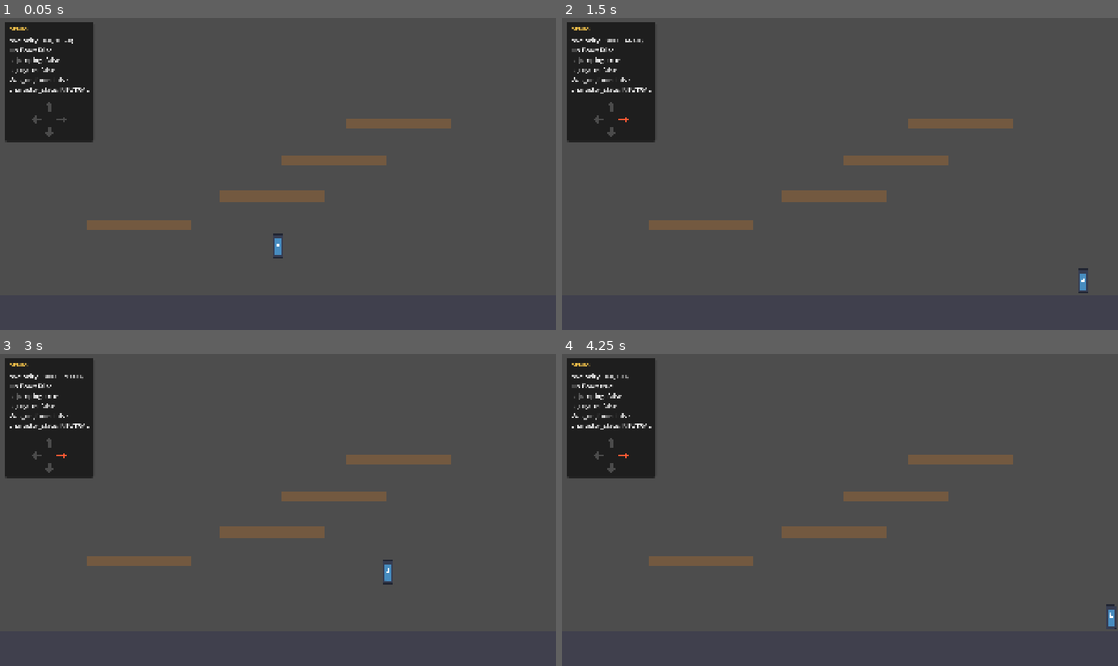
Above: before the commit, frames 1-4 (two rows, left to right).
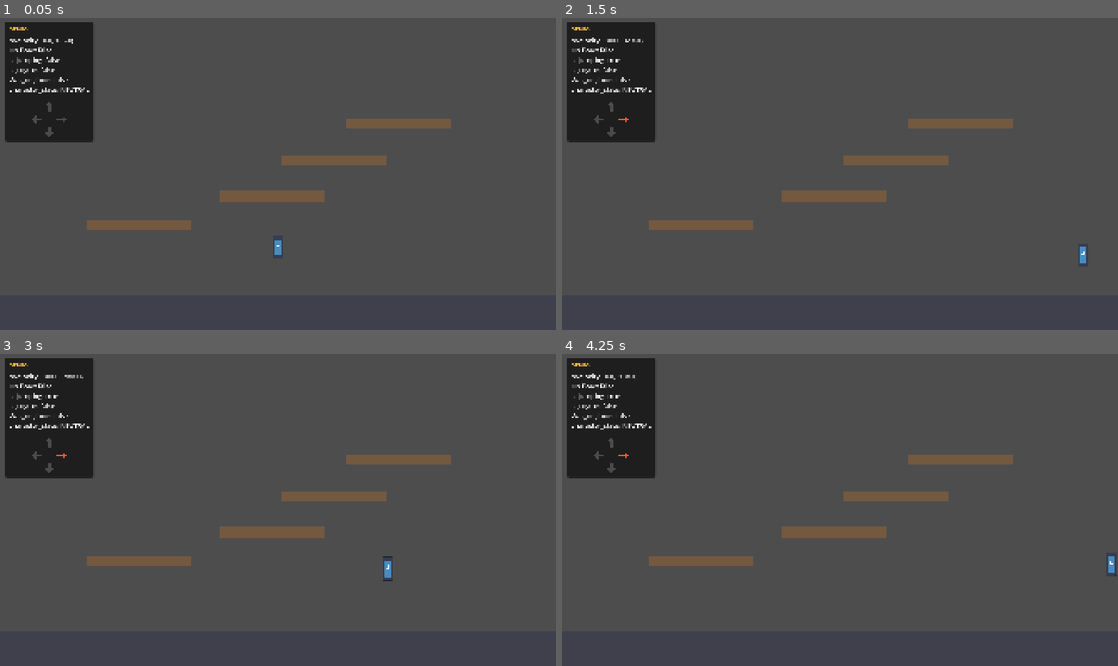
Above: after the commit, the same moments.

Repository: yunis974/The-Boys-Fighting-Game
Game: Godot game, scene res://scenes/main.tscn
Same seed, same stepped clock (60 frames per second), same inputs: the game is played once before the commit and once after it. The engine's default icon, where the game draws it, is replaced by a stand-in: a white triangle on a blue panel in a dark square.
Inputs:
- Up to frame 1 (0.05 s): no input
- Up to frame 2 (1.5 s): tap Enter at 0.5 s; hold D (right) from 0.53 s (still down); tap Space (jump) at 0.6, 0.77, 1.07, 1.35 s
- Up to frame 3 (3 s): tap Space (jump) at 1.52, 1.82, 2.1, 2.85 s; release D (right) at 2.03 s; hold A (left) 2.03-2.78 s; hold D (right) from 2.78 s (still down)
- Up to frame 4 (4.25 s): keep holding D (right); tap Space (jump) at 3.02, 3.32, 3.6, 3.77, 4.07 s

The runs differ from the first frame. In frame 1, less than 0.1% of the frame differs, in the area x 10-51%, y 6-78%; in frame 2, 0.1%; in frame 3, less than 0.1%; in frame 4, 0.2%, in the area x 6-100%, y 6-89%.

Commit message:
some more changes

Diff:
--- a/ressources/characters/male_hero.tres
+++ b/ressources/characters/male_hero.tres
@@ -9,4 +9,4 @@
 attacks = Array[ExtResource("1_fm41u")]([null, null])
 acceleration = 100.0
 deceleration = 100.0
-gravity = 35.0
+gravity = 45.0
--- a/scripts/character_data.gd
+++ b/scripts/character_data.gd
@@ -14,7 +14,8 @@
 @export var deceleration : float = 3000.0
 
 @export_group("Gravity")
-@export var gravity : float = 1500.0  # pixels/s²
+@export var gravity : float = 35.0
+@export var jumping_gravity : float = 25.0
 
 @export_group("Jump")
 @export var jump_velocity : float = -650.0
--- a/scripts/player.gd
+++ b/scripts/player.gd
@@ -28,6 +28,7 @@
 var is_jumping : bool = false
 var character_state := CharacterState.NEUTRAL
 var character_frames : int = 0
+var is_falling: bool = false
 
 func _ready() -> void:
 	pass
@@ -108,16 +109,25 @@
 	if Input.is_action_just_released("jump") && is_jumping && velocity.y < 0:
 		velocity.y *= data.jump_cut_multiplier
 
+	#checking wether the player is actually jumping (going up) or falling,
+	if velocity.y < 0:
+		is_falling = false
+	else:
+		is_falling = true
 
+	#applying different gravity force if player jumping or falling
 	if !on_floor:
-		velocity.y += data.gravity
+		if is_falling:
+			velocity.y += data.gravity
+		else:
+			velocity.y += data.jumping_gravity
 		if can_coyote && !is_jumping:
 			can_coyote = false
 			coyote_tim.start()
 			is_in_coyote = true
 
 
-
+#timer for the coyotee time, started when player is falling but no jump
 func _on_coyote_timer_timeout() -> void:
 	is_in_coyote = false
 
